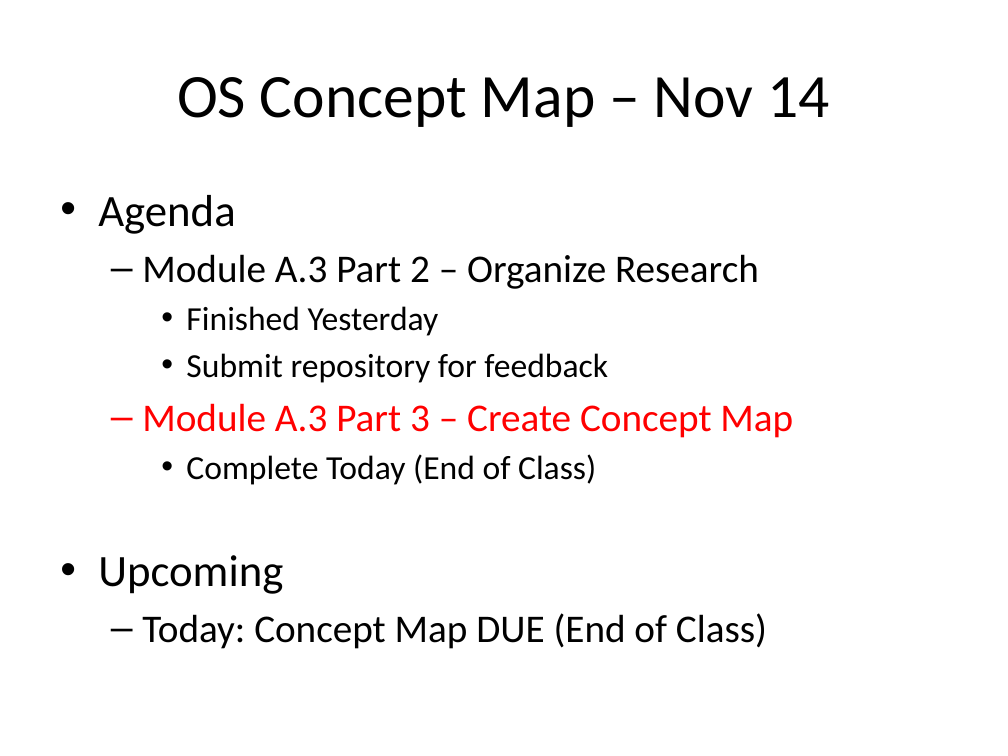
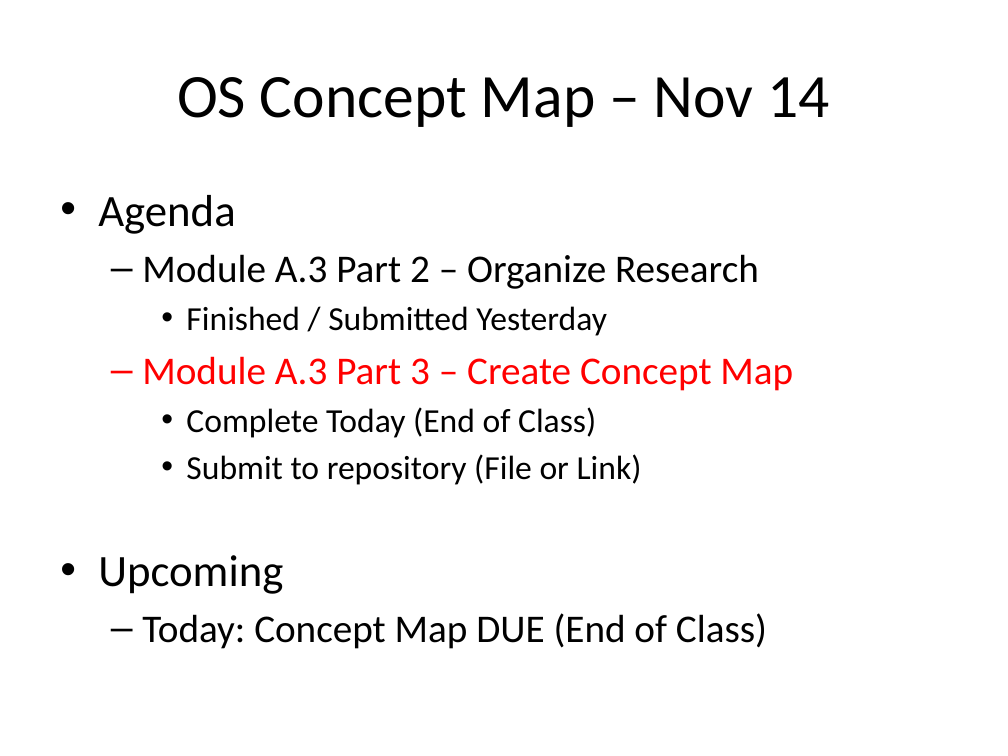
Before and after one commit to optimalcore/ICS2O0, a slide deck: slide 1 of Daily Agendas/Day11.3_OsConceptMap5.pptx. Drawn at 1008x756 pixels with LibreOffice and Linux fonts; fonts in the diff are those of the drawing. Boxes give left, top, right and bottom in pixels: in the first picture for what was removed or moved away, otherwise in the second. Text is boxed around its words. In the diff, an @@ line names an element or a change of style, - is before the commit and + after.

```diff
--- a/Daily Agendas/Day11.3_OsConceptMap5.pptx
+++ b/Daily Agendas/Day11.3_OsConceptMap5.pptx
@@ text at [186,306,607,336]: text changed @@
-    • Finished Yesterday
-    • Submit repository for feedback
+    • Finished / Submitted Yesterday
@@ text at [186,454,642,485]: paragraph added @@
+    • Submit to repository (File or Link)
```
Also in this commit, not shown: 4 other files.
